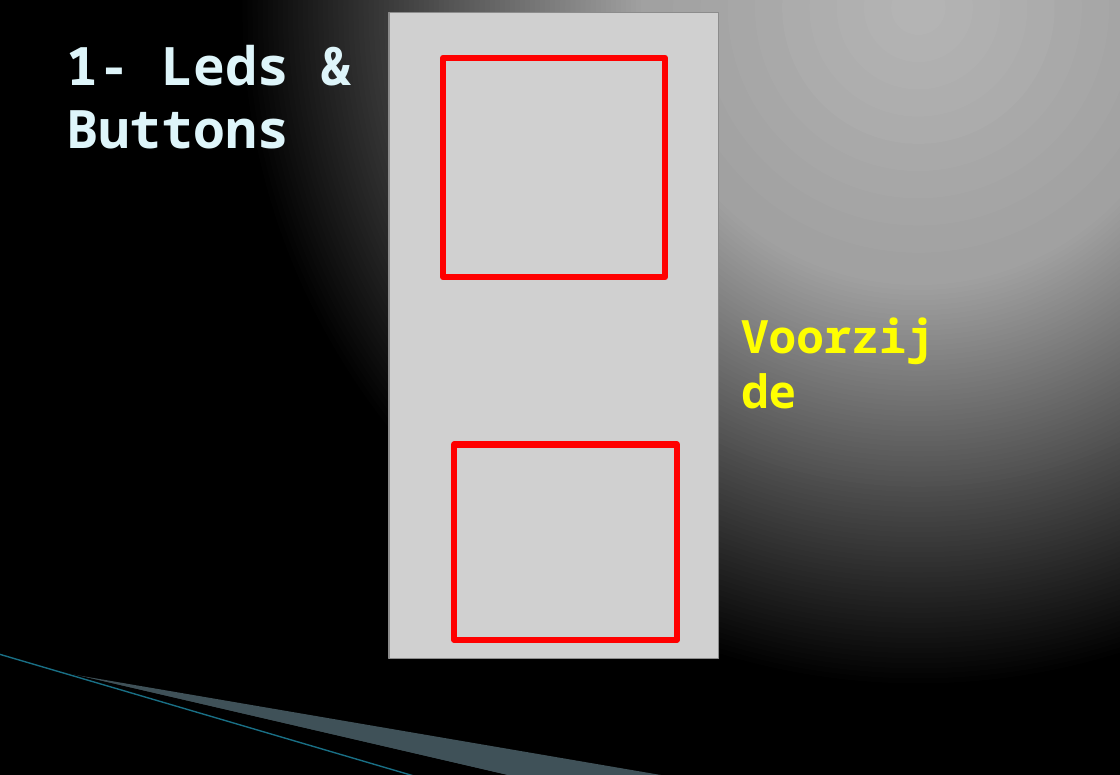
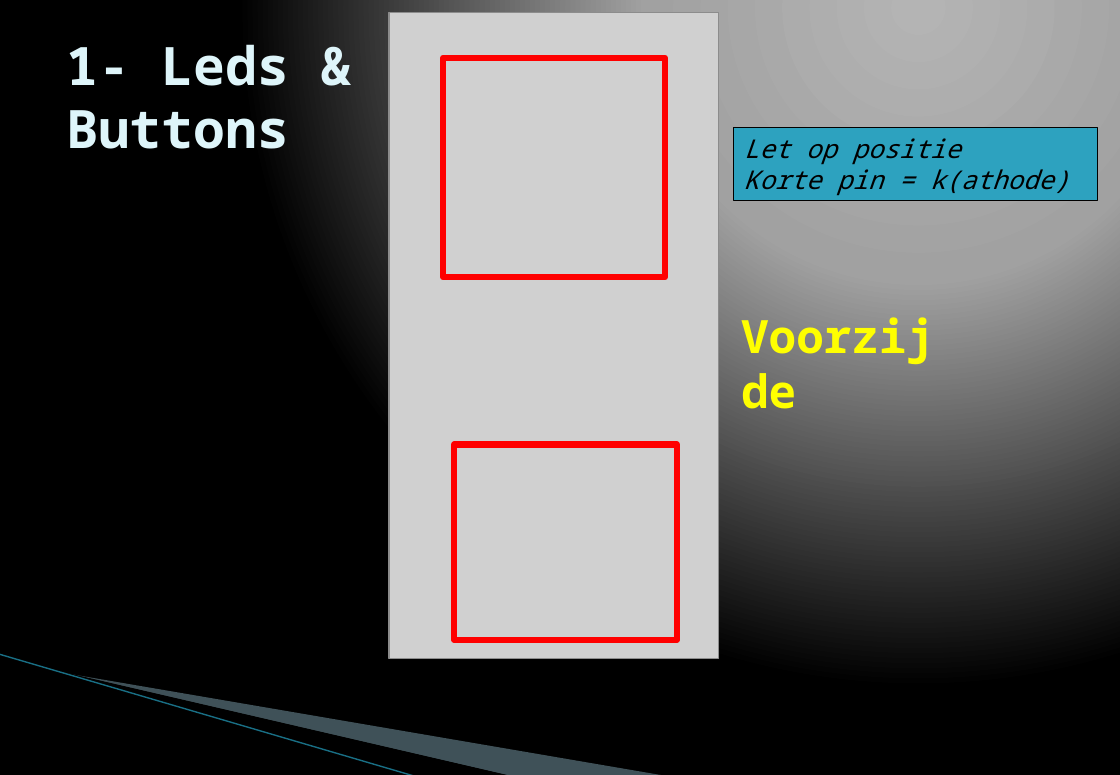
Before and after one commit to TechDenNL/GameConsole, a slide deck: slide 2 of Docs/Presentatie Workshop Solderen/TechDen Montage instructie.pptx. Drawn at 1120x775 pixels with LibreOffice and Linux fonts; fonts in the diff are those of the drawing; grey boxes stand for pictures; background and template pictures are left out. Boxes give left, top, right and bottom in pixels: in the first picture for what was removed or moved away, otherwise in the second. Text is boxed around its words. In the diff, an @@ line names an element or a change of style, - is before the commit and + after.

```diff
--- a/Docs/Presentatie Workshop Solderen/TechDen Montage instructie.pptx
+++ b/Docs/Presentatie Workshop Solderen/TechDen Montage instructie.pptx
@@ rectangle added at bbox=[734, 127, 1098, 201], fill #2DA2BF, outline #000000 0.5 pt, 18 pt, text #000000, italic @@
+Let op positie
+Korte pin = k(athode)
```
Also in this commit, not shown: 4 other slides changed, 2 other files.
